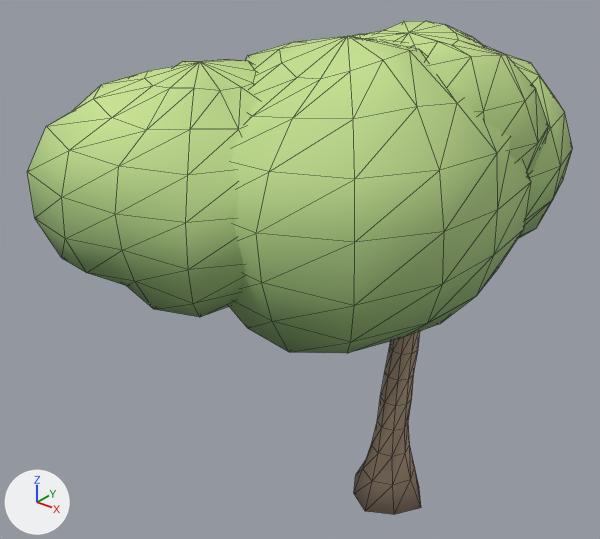
The glTF model game/voxario/Eryndor/Assets/Models/nature/tree_2.glb, before and after one commit.
Camera for both pictures: a 50 mm camera at (6.18, -10.27, 10.21) aimed at (-1.65, -0.47, 4.14). The lights are fixed; the arrows at lower left show +X, +Y and +Z. The older version comes first. Mesh edges are drawn as thin lines.

Objects in the first picture: 'Tree'.
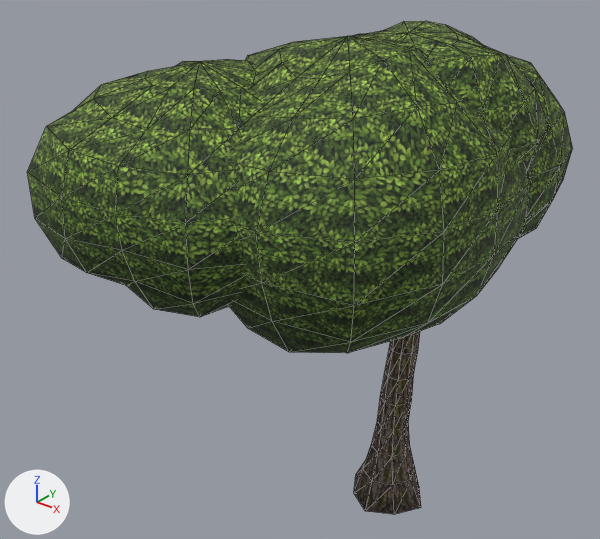
Where the change shows, as pixel boxes [x1, y1, x2, y2] in the pictures (600 x 539 px):
'Tree', surface changed (darker): [27, 21, 573, 514] in both

The change, as a diff of the scene's bpy script:
```diff
--- a/game/voxario/Eryndor/Assets/Models/nature/tree_2.glb.py
+++ b/game/voxario/Eryndor/Assets/Models/nature/tree_2.glb.py
@@ img_image_1 @@
+img_image_1 = load_image('Image_1', '_unpacked/Image_1', 512, 512, 'sRGB')
@@ img_image_0 @@
+img_image_0 = load_image('Image_0', '_unpacked/Image_0', 512, 512, 'sRGB')
@@ mat_bark @@
 n0 = _N.new('ShaderNodeBsdfPrincipled'); n0.name = 'Principled BSDF'
 n1 = _N.new('ShaderNodeOutputMaterial'); n1.name = 'Material Output'
+n3 = _N.new('ShaderNodeMix'); n3.name = 'Mix'
+n3.data_type = 'RGBA'
+n3.blend_type = 'MULTIPLY'
+n3.inputs[0].default_value = 1.0  # 'Factor'
 n2 = _N.new('ShaderNodeVertexColor'); n2.name = 'Color Attribute'
+n4 = _N.new('ShaderNodeTexImage'); n4.name = 'Image Texture'
+n4.image = img_image_0
 _L.new(n0.outputs[0], n1.inputs[0])  # 'BSDF' to 'Surface'
-_L.new(n2.outputs[0], n0.inputs[0])  # 'Color' to 'Base Color'
+_L.new(n3.outputs[2], n0.inputs[0])  # 'Result' to 'Base Color'
+_L.new(n2.outputs[0], n3.inputs[7])  # 'Color' to 'B'
+_L.new(n4.outputs[0], n3.inputs[6])  # 'Color' to 'A'
@@ mat_leaf @@
 n0 = _N.new('ShaderNodeBsdfPrincipled'); n0.name = 'Principled BSDF'
 n1 = _N.new('ShaderNodeOutputMaterial'); n1.name = 'Material Output'
+n3 = _N.new('ShaderNodeMix'); n3.name = 'Mix'
+n3.data_type = 'RGBA'
+n3.blend_type = 'MULTIPLY'
+n3.inputs[0].default_value = 1.0  # 'Factor'
 n2 = _N.new('ShaderNodeVertexColor'); n2.name = 'Color Attribute'
+n4 = _N.new('ShaderNodeTexImage'); n4.name = 'Image Texture'
+n4.image = img_image_1
 _L.new(n0.outputs[0], n1.inputs[0])  # 'BSDF' to 'Surface'
-_L.new(n2.outputs[0], n0.inputs[0])  # 'Color' to 'Base Color'
+_L.new(n3.outputs[2], n0.inputs[0])  # 'Result' to 'Base Color'
+_L.new(n2.outputs[0], n3.inputs[7])  # 'Color' to 'B'
+_L.new(n4.outputs[0], n3.inputs[6])  # 'Color' to 'A'
@@ me_tree @@
 me_tree.from_pydata(...)  # 790 vertices, 1436 faces; spans x -4.42..1.93, y -4.26..3.87, z 0.0..8.14
 # used by ob_tree; location = (0.0, 0.0, 0.0)
+# me_tree part 1: 1361 kept faces spanning x -4.42..1.93, y -4.26..3.87, z 0.0..8.14 get new vertex colours
 me_tree.materials.append(mat_bark)
```
